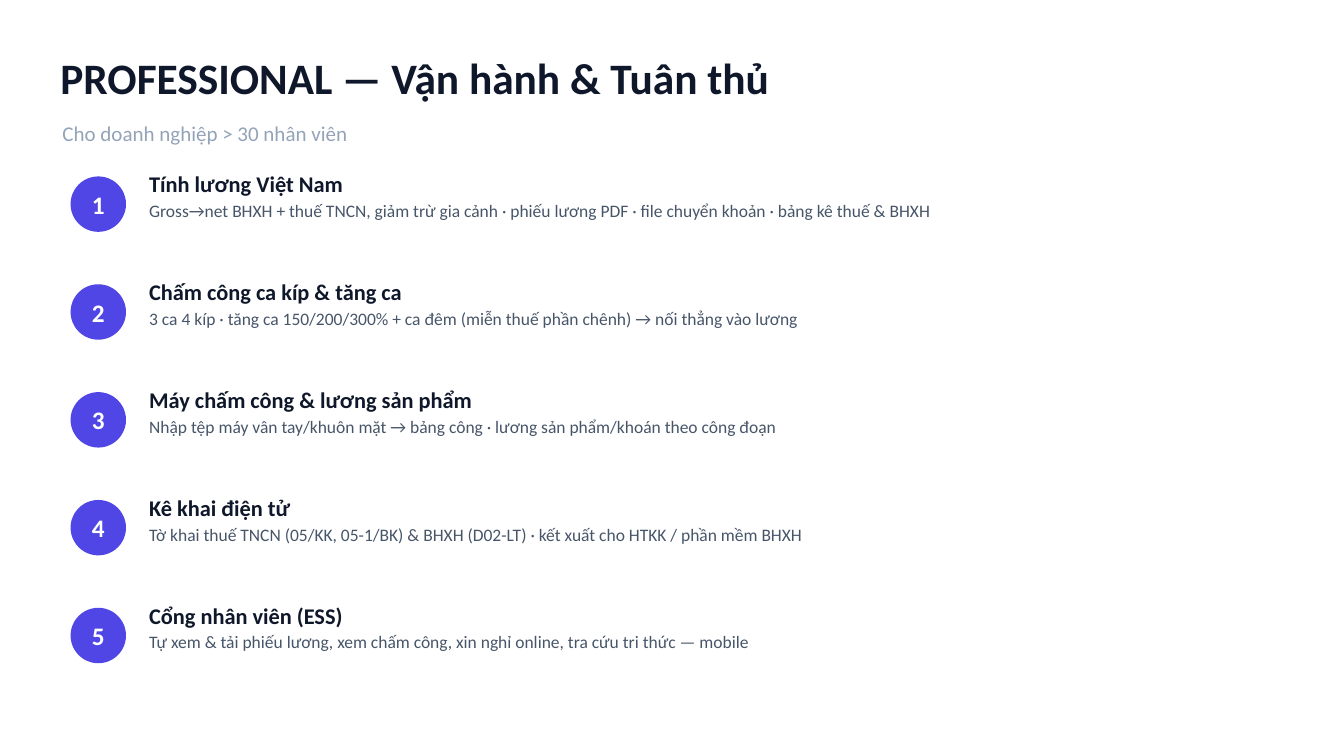
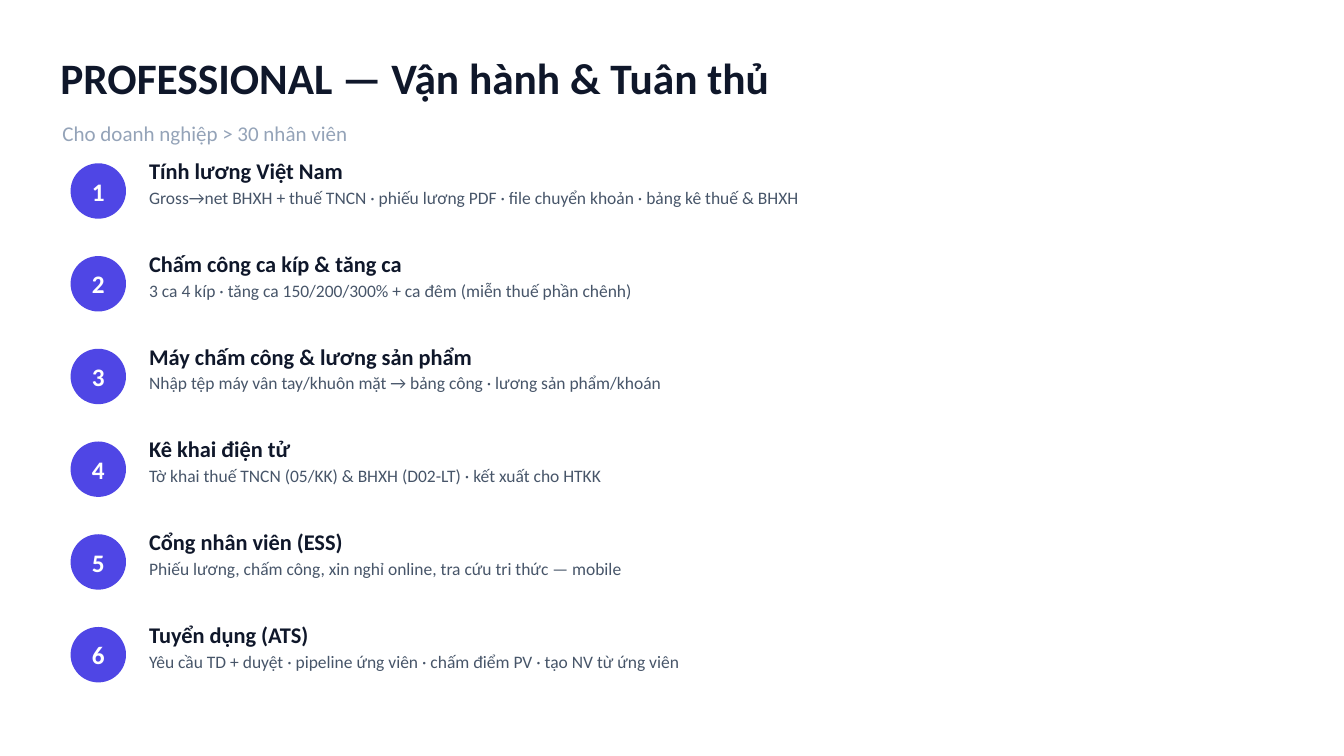
Before and after one commit to bsdinsight/sapiones-web, a slide deck: slide 5 of brand/Sapiones-pitch.pptx. Drawn at 1344x756 pixels with LibreOffice and Linux fonts; fonts in the diff are those of the drawing. Boxes give left, top, right and bottom in pixels: in the first picture for what was removed or moved away, otherwise in the second. Text is boxed around its words. In the diff, an @@ line names an element or a change of style, - is before the commit and + after.

```diff
--- a/brand/Sapiones-pitch.pptx
+++ b/brand/Sapiones-pitch.pptx
@@ 2 texts, 1 ellipse moved together from (x1=71, y1=176, x2=930, y2=232) to (x1=71, y1=163, x2=798, y2=219) @@
@@ text at (x1=149, y1=190, x2=798, y2=207): text changed @@
-Gross→net BHXH + thuế TNCN, giảm trừ gia cảnh · phiếu lương PDF · file chuyển khoản · bảng kê thuế & BHXH
+Gross→net BHXH + thuế TNCN · phiếu lương PDF · file chuyển khoản · bảng kê thuế & BHXH
@@ 2 texts, 1 ellipse moved together from (x1=71, y1=283, x2=797, y2=340) to (x1=71, y1=255, x2=632, y2=312) @@
@@ text at (x1=149, y1=283, x2=632, y2=300): text changed @@
-3 ca 4 kíp · tăng ca 150/200/300% + ca đêm (miễn thuế phần chênh) → nối thẳng vào lương
+3 ca 4 kíp · tăng ca 150/200/300% + ca đêm (miễn thuế phần chênh)
@@ 2 texts, 1 ellipse moved together from (x1=71, y1=390, x2=775, y2=448) to (x1=71, y1=347, x2=661, y2=404) @@
@@ text at (x1=149, y1=375, x2=661, y2=392): text changed @@
-Nhập tệp máy vân tay/khuôn mặt → bảng công · lương sản phẩm/khoán theo công đoạn
+Nhập tệp máy vân tay/khuôn mặt → bảng công · lương sản phẩm/khoán
@@ 2 texts, 1 ellipse moved together from (x1=71, y1=499, x2=802, y2=556) to (x1=71, y1=440, x2=601, y2=497) @@
@@ text at (x1=149, y1=469, x2=601, y2=484): text changed @@
-Tờ khai thuế TNCN (05/KK, 05-1/BK) & BHXH (D02-LT) · kết xuất cho HTKK / phần mềm BHXH
+Tờ khai thuế TNCN (05/KK) & BHXH (D02-LT) · kết xuất cho HTKK
@@ 2 texts, 1 ellipse moved together from (x1=71, y1=606, x2=748, y2=663) to (x1=71, y1=532, x2=621, y2=590) @@
@@ text at (x1=149, y1=562, x2=621, y2=578): text changed @@
-Tự xem & tải phiếu lương, xem chấm công, xin nghỉ online, tra cứu tri thức — mobile
+Phiếu lương, chấm công, xin nghỉ online, tra cứu tri thức — mobile
@@ ellipse added at (x1=71, y1=627, x2=126, y2=683), fill #4F46E5 @@
@@ text added at (x1=149, y1=625, x2=679, y2=671), 12.5 pt, text #475569 @@
+Tuyển dụng (ATS)
+Yêu cầu TD + duyệt · pipeline ứng viên · chấm điểm PV · tạo NV từ ứng viên
@@ text added at (x1=92, y1=647, x2=105, y2=664), 18 pt, text #FFFFFF, bold @@
+6
```
Also in this commit, not shown: 3 other slides changed, 1 other file.
